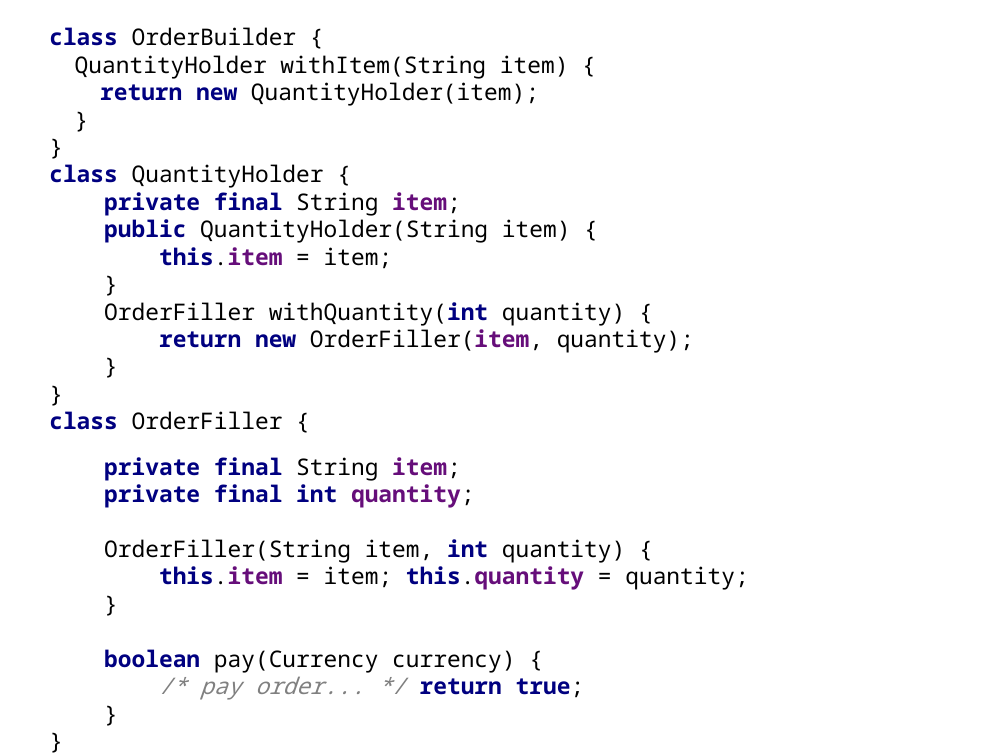
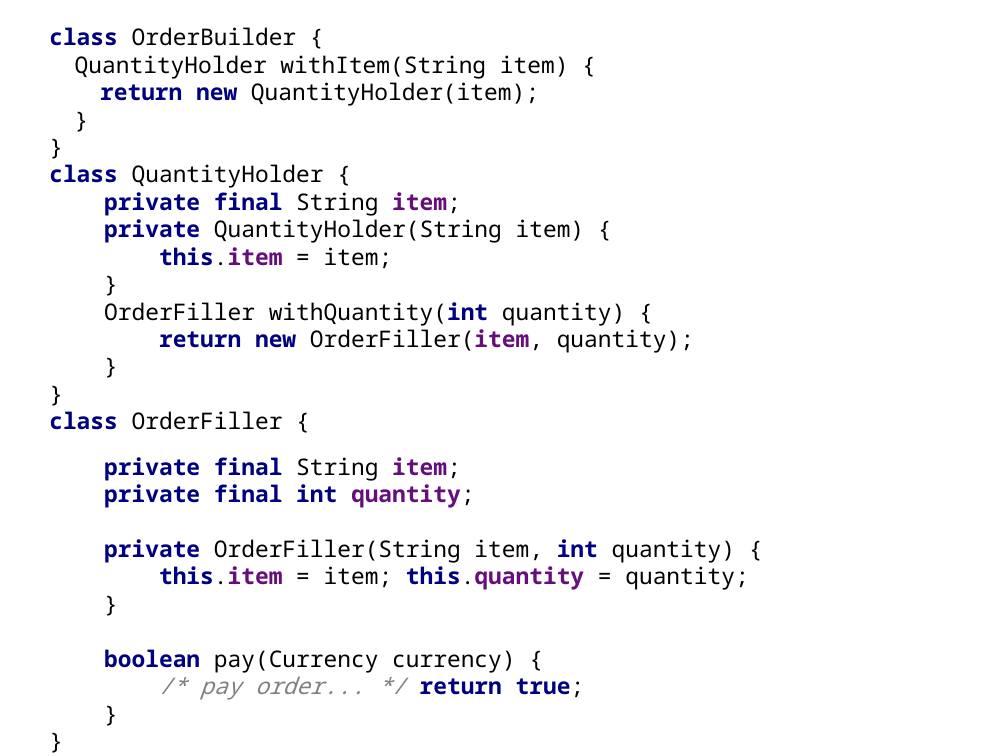
Before and after one commit to HamletDRC/presentations, a slide deck: slide 70 of javaboilerplatebusters/BoilerPlateBusters.odp. Drawn at 1008x756 pixels with LibreOffice and Linux fonts; fonts in the diff are those of the drawing. Boxes give left, top, right and bottom in pixels: in the first picture for what was removed or moved away, otherwise in the second. Text is boxed around its words. In the diff, an @@ line names an element or a change of style, - is before the commit and + after.

```diff
--- a/javaboilerplatebusters/BoilerPlateBusters.odp
+++ b/javaboilerplatebusters/BoilerPlateBusters.odp
@@ subtitle at <box>104,219,585,243</box>: text changed @@
-public QuantityHolder(String item) {
+private QuantityHolder(String item) {
@@ subtitle at <box>104,539,735,563</box>: text changed @@
-OrderFiller(String item, int quantity) {
+private OrderFiller(String item, int quantity) {
```
Also in this commit, not shown: 5 other slides changed, 3 other files.
